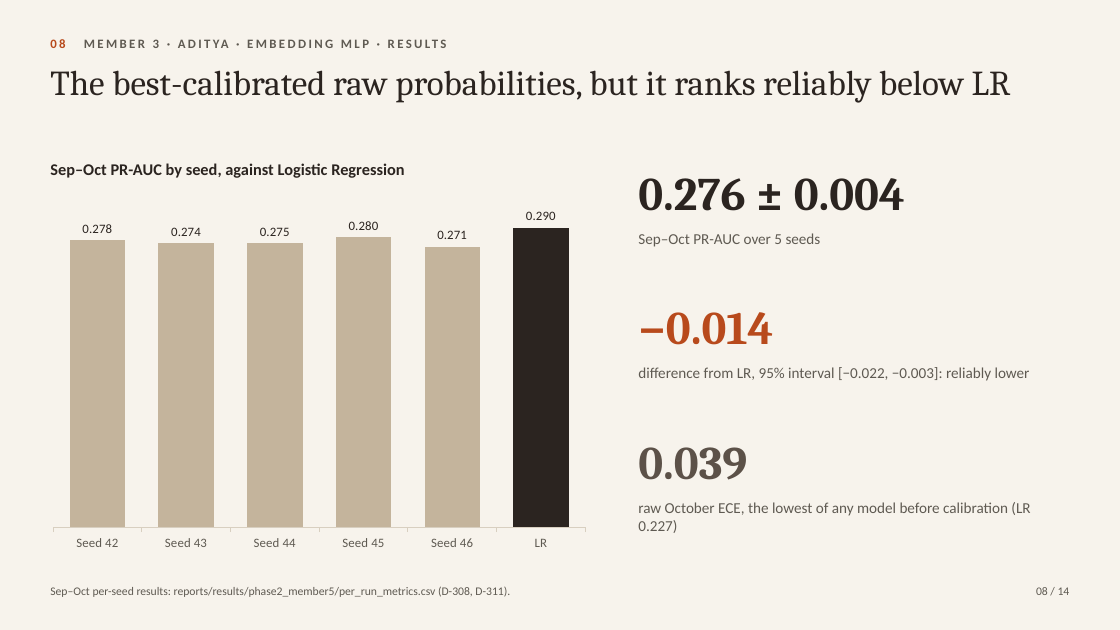
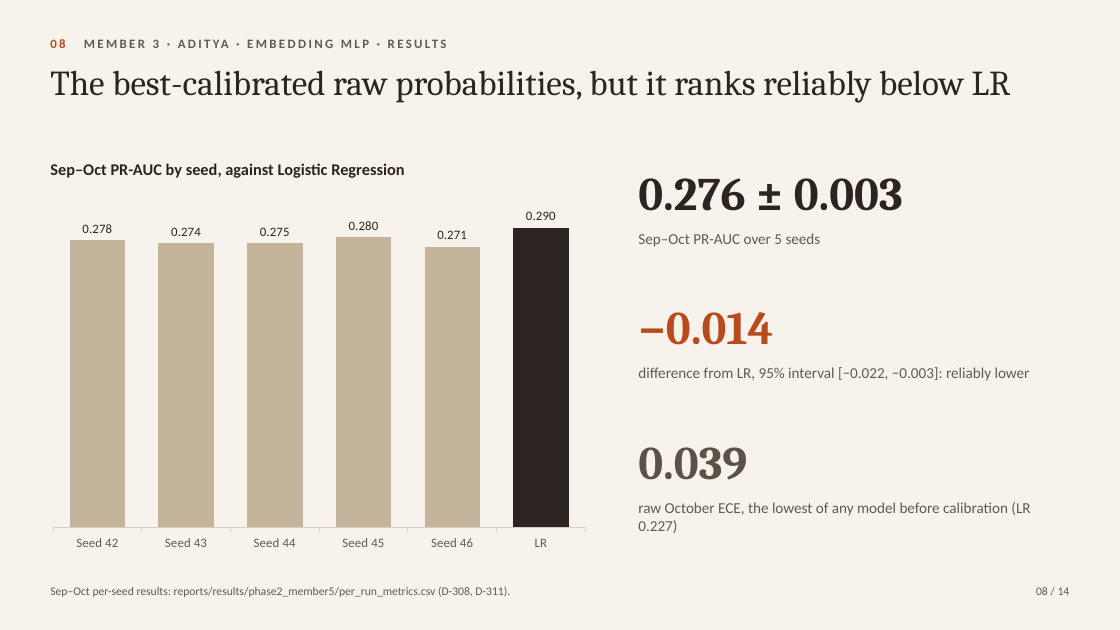
Before and after one commit to ganga-300/flight-delay-prediction, a slide deck: slide 8 of presentation/Phase2_FlightDelayPrediction.pptx. Drawn at 1120x630 pixels with LibreOffice and Linux fonts; fonts in the diff are those of the drawing. Boxes give left, top, right and bottom in pixels: in the first picture for what was removed or moved away, otherwise in the second. Text is boxed around its words. In the diff, an @@ line names an element or a change of style, - is before the commit and + after.

```diff
--- a/presentation/Phase2_FlightDelayPrediction.pptx
+++ b/presentation/Phase2_FlightDelayPrediction.pptx
@@ text at [638, 178, 903, 211]: text changed @@
-0.276 ± 0.004
+0.276 ± 0.003
```
Also in this commit, not shown: 3 other slides changed, 13 other files.
